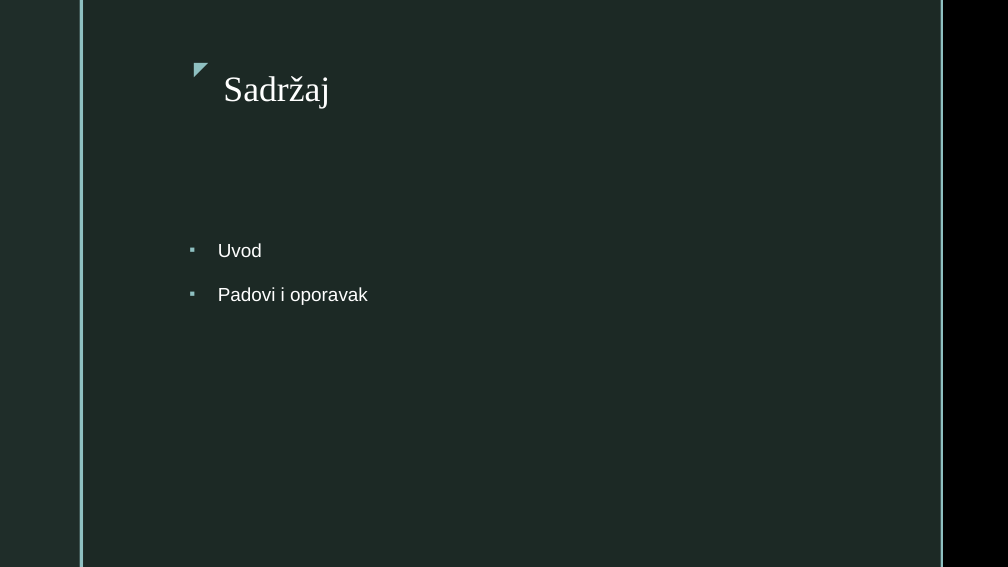
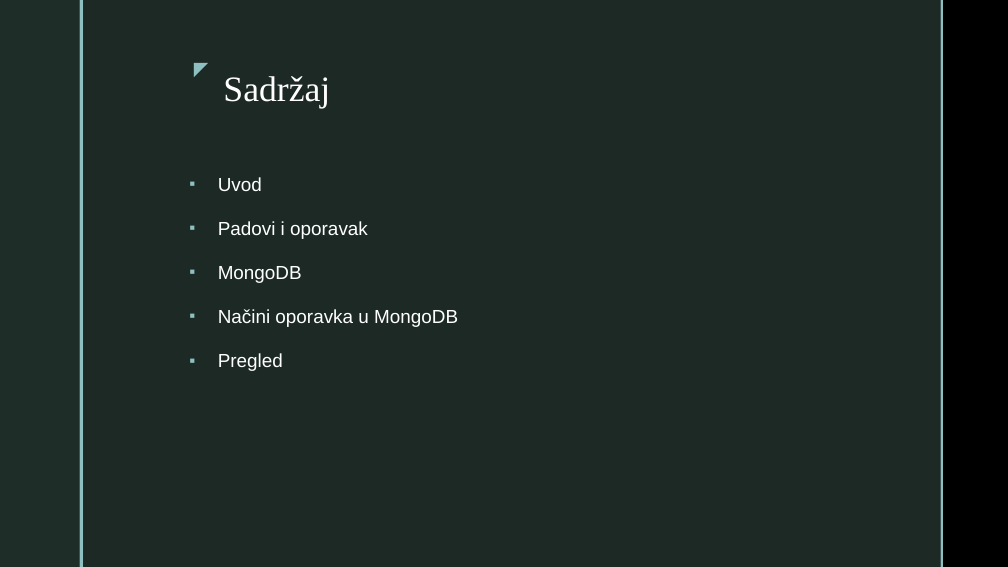
Before and after one commit to kristinajoks/backup-restore-mongodb, a slide deck: slide 2 of Backup i Restore MongoDB.pptx. Drawn at 1008x567 pixels with LibreOffice and Linux fonts; fonts in the diff are those of the drawing; background and template pictures are left out. Boxes give left, top, right and bottom in pixels: in the first picture for what was removed or moved away, otherwise in the second. Text is boxed around its words. In the diff, an @@ line names an element or a change of style, - is before the commit and + after.

```diff
--- a/Backup i Restore MongoDB.pptx
+++ b/Backup i Restore MongoDB.pptx
@@ text at [218,266,458,371]: paragraphs added @@
+▪ MongoDB
+▪ Načini oporavka u MongoDB
+▪ Pregled
```
Also in this commit, not shown: 1 other slide changed, 1 other file.
